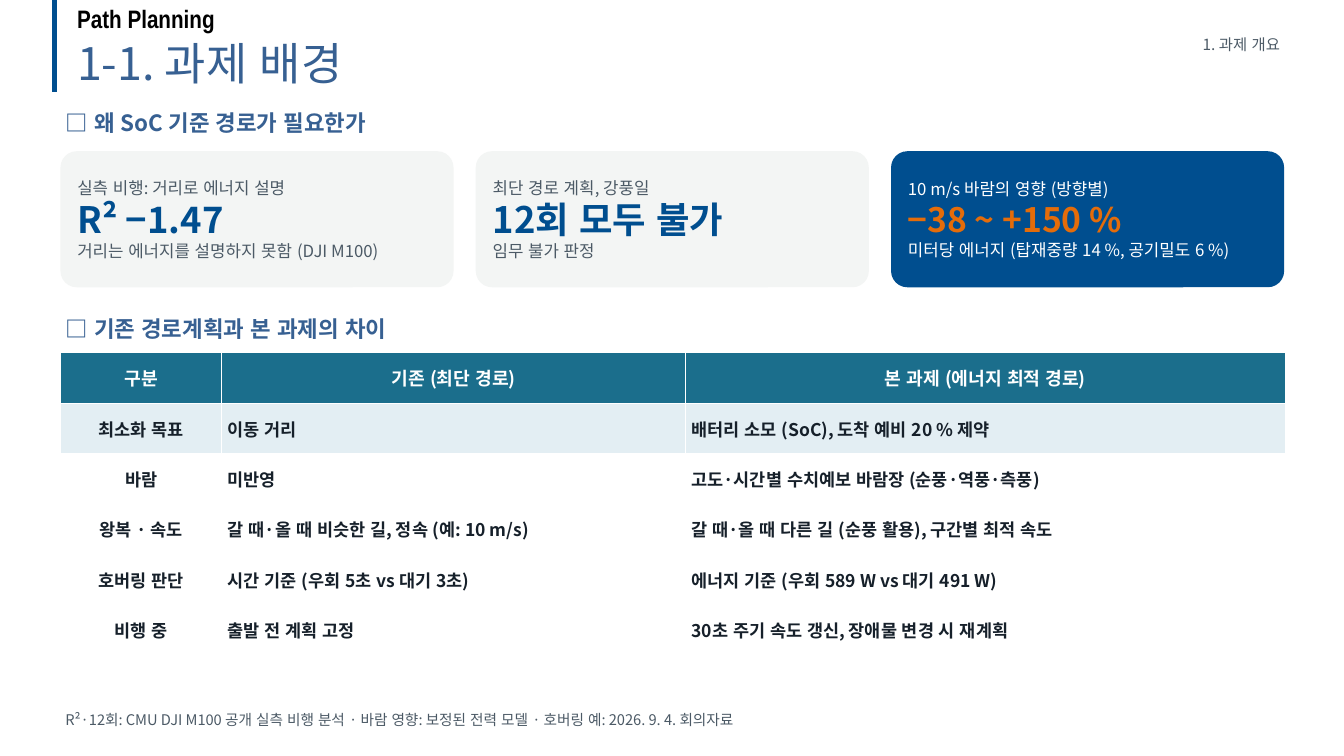
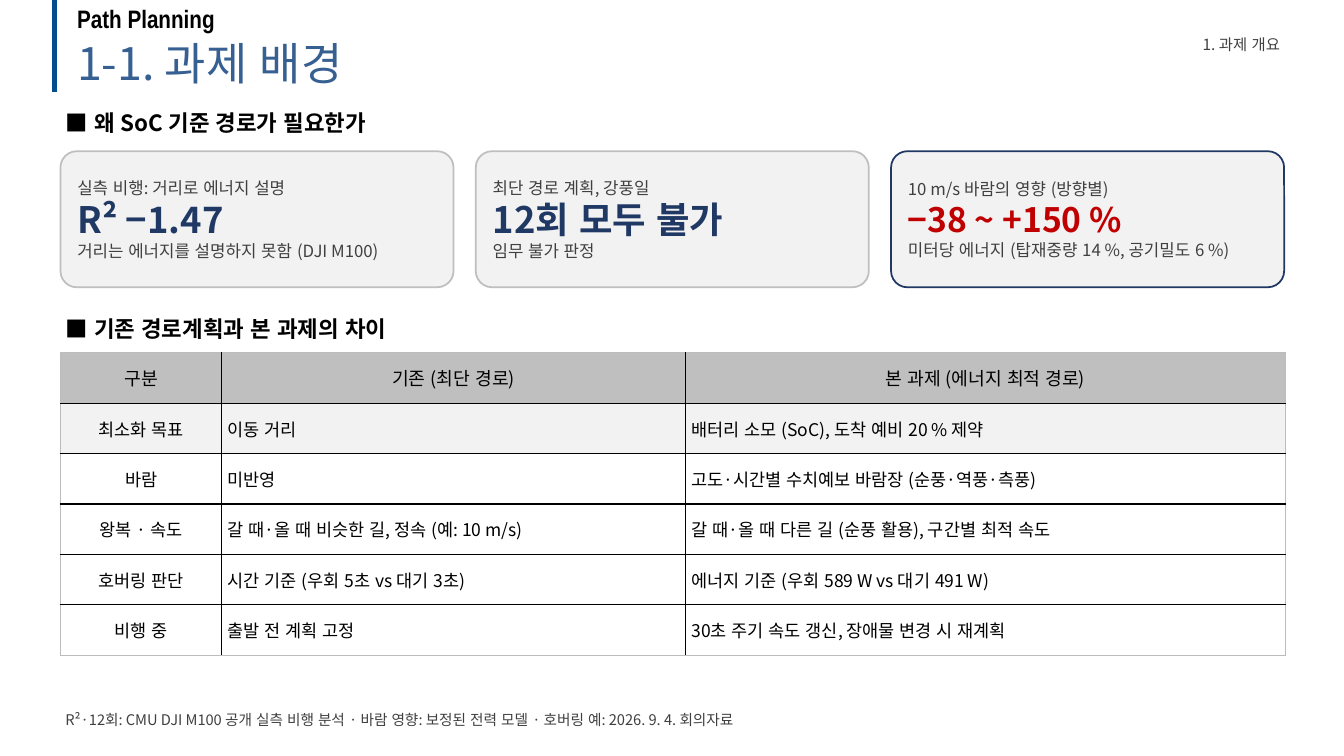
Before and after one commit to dnfl5345/Drone_path_opt, a slide deck: slide 3 of docs/drone_soc_business_talk.pptx. Drawn at 1344x756 pixels with LibreOffice and Linux fonts; fonts in the diff are those of the drawing; background and template pictures are left out. Boxes give left, top, right and bottom in pixels: in the first picture for what was removed or moved away, otherwise in the second. Text is boxed around its words. In the diff, an @@ line names an element or a change of style, - is before the commit and + after.

```diff
--- a/docs/drone_soc_business_talk.pptx
+++ b/docs/drone_soc_business_talk.pptx
@@ text "1. 과제 개요" at (x1=1203, y1=37, x2=1280, y2=51): text colour #4C5A66 to #404040 @@
@@ text at (x1=94, y1=112, x2=366, y2=133): text changed; text colour #376092 to #000000 @@
-□ 왜 SoC 기준 경로가 필요한가
+■ 왜 SoC 기준 경로가 필요한가
@@ rounded rectangle "실측 비행: 거리로 에너지 설명" at (x1=60, y1=151, x2=454, y2=287): text colour #4C5A66 to #404040 in "실측 비행: 거리로 에너지 설명", "거리는 에너지를 설명하지 못함 (DJI M100)"; text colour #004E8F to #1F3864 in "R² −1.47"; fill #F3F5F4 to #F2F2F2; outline none to #BFBFBF 1.25 pt @@
@@ rounded rectangle "최단 경로 계획, 강풍일" at (x1=476, y1=151, x2=869, y2=287): text colour #4C5A66 to #404040 in "최단 경로 계획, 강풍일", "임무 불가 판정"; text colour #004E8F to #1F3864 in "12회 모두 불가"; fill #F3F5F4 to #F2F2F2; outline none to #BFBFBF 1.25 pt @@
@@ rounded rectangle "10 m/s 바람의 영향 (방향별)" at (x1=891, y1=151, x2=1285, y2=287): text colour #FFFFFF to #404040 in "10 m/s 바람의 영향 (방향별)", "미터당 에너지 (탑재중량 14 %, 공기밀도 6 ..."; text colour #E46C0A to #C00000 in "−38 ~ +150 %"; fill #004E8F to #F2F2F2; outline none to #1F3864 1.25 pt @@
@@ text at (x1=94, y1=318, x2=386, y2=339): text changed; text colour #376092 to #000000 @@
-□ 기존 경로계획과 본 과제의 차이
+■ 기존 경로계획과 본 과제의 차이
@@ table at (x1=60, y1=353, x2=1286, y2=655) @@
@@ fill #1B6E8C to #BFBFBF in row 1 @@
@@ fill #E3EEF3 to #F2F2F2 in row 2 @@
@@ text colour #FFFFFF to #000000 in "구분", "기존 (최단 경로)", "본 과제 (에너지 최적 경로)" @@
@@ bold off @@
@@ text colour #16202A to #000000 in "최소화 목표", "이동 거리", "배터리 소모 (SoC), 도착 예비 20 % ...", "바람" and 11 more places @@
@@ borders changed @@
@@ text "R²·12회: CMU DJI M100 공개 ..." at (x1=65, y1=712, x2=734, y2=726): text colour #4C5A66 to #404040 @@
```
Also in this commit, not shown: 21 other slides changed, 10 other files.
